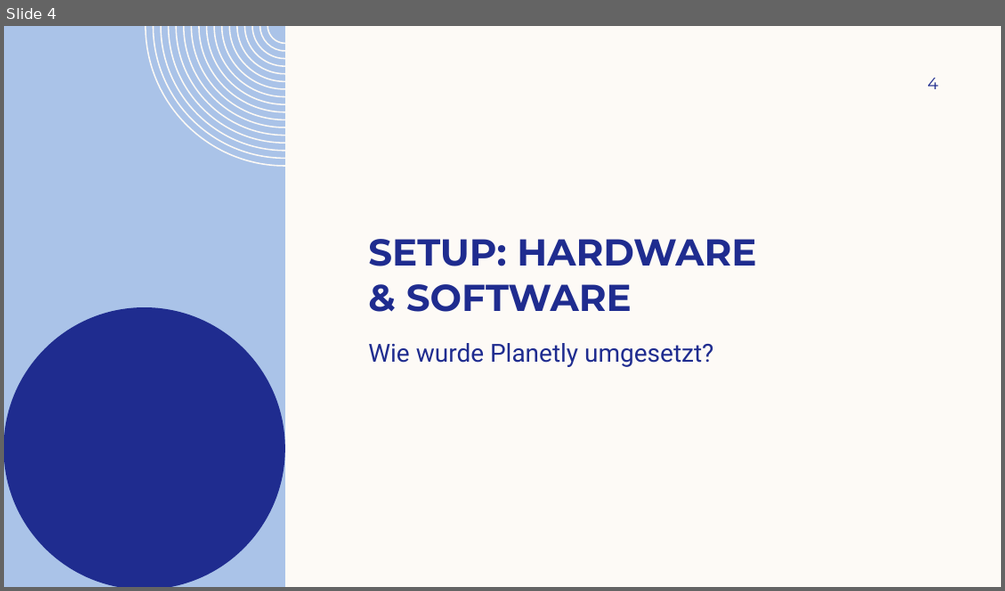
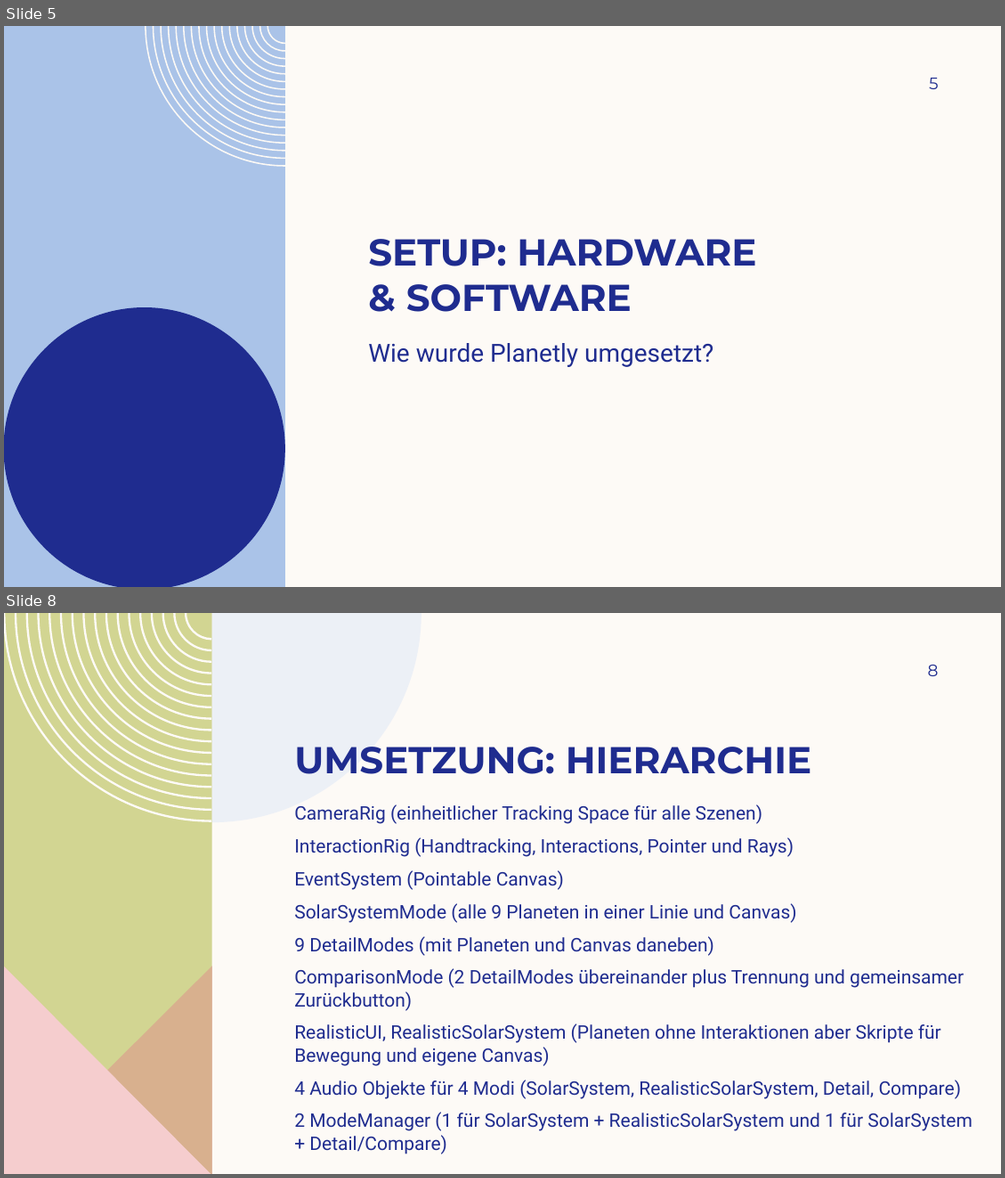
Before and after one commit to daisiedjulietse25/mr-endprojekt-Pospischek-2026-10-18_02-25-46, a slide deck: Praesentation.pptx. Shown one above the other, each under a label of ours: slide 4 before the commit, slides 5 and 8 after it; the slides between them are not shown. The pictures are 1005x591 and 1005x1178 pixels, drawn with LibreOffice and Linux fonts; fonts in the diff are those of the drawing; background and template pictures are left out. Boxes give left, top, right and bottom in pixels: in the first picture for what was removed or moved away, otherwise in the second. Text is boxed around its words. In the diff, an @@ line names an element or a change of style, - is before the commit and + after.

```diff
--- a/Praesentation.pptx
+++ b/Praesentation.pptx
@@ slide 8 added at [4,613,1001,1174], background #FDFAF6 @@
@@ freeform shape added at [4,613,212,1174], fill #D2D592 @@
@@ freeform shape added at [4,613,212,821], fill #FDFAF6 @@
@@ freeform shape added at [212,613,421,822], fill #DDE7F6 at 50% opacity @@
@@ page number added at [928,665,938,676], 16 pt, text #1F2C8F @@
+8
@@ title added at [294,747,811,774], 36 pt, text #1F2C8F, bold @@
+UMSETZUNG: HIERARCHIE
@@ text added at [294,804,972,1154], 18 pt, text #1F2C8F @@
+CameraRig (einheitlicher Tracking Space für alle Szenen)
+InteractionRig (Handtracking, Interactions, Pointer und Rays)
+EventSystem (Pointable Canvas)
+SolarSystemMode (alle 9 Planeten in einer Linie und Canvas)
+9 DetailModes (mit Planeten und Canvas daneben)
+ComparisonMode (2 DetailModes übereinander plus Trennung und gemeinsamer Zurückbutton)
+RealisticUI, RealisticSolarSystem (Planeten ohne Interaktionen aber Skripte für Bewegung und eigene Canvas)
+4 Audio Objekte für 4 Modi (SolarSystem, RealisticSolarSystem, Detail, Compare)
+2 ModeManager (1 für SolarSystem + RealisticSolarSystem und 1 für SolarSystem + Detail/Compare)
@@ freeform shape added at [4,965,212,1174], fill #DE8C8C at 50% opacity @@
@@ freeform shape added at [4,965,212,1174], fill #F5CDCE @@
@@ what was slide 4 is now slide 5 @@
@@ page number at [929,78,938,89]: text changed @@
-4
+5
```
Also in this commit, not shown: 3 slides changed, 8 other slides added, 7 slides removed, 3 other files.
